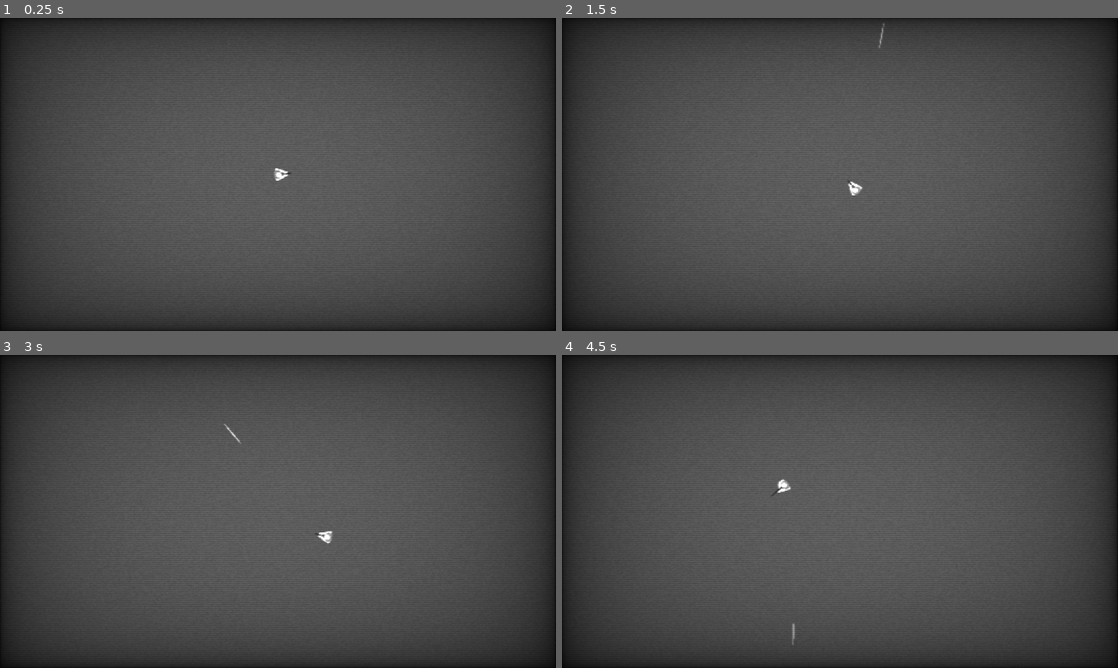
Above: before the commit, frames 1-4 (two rows, left to right).
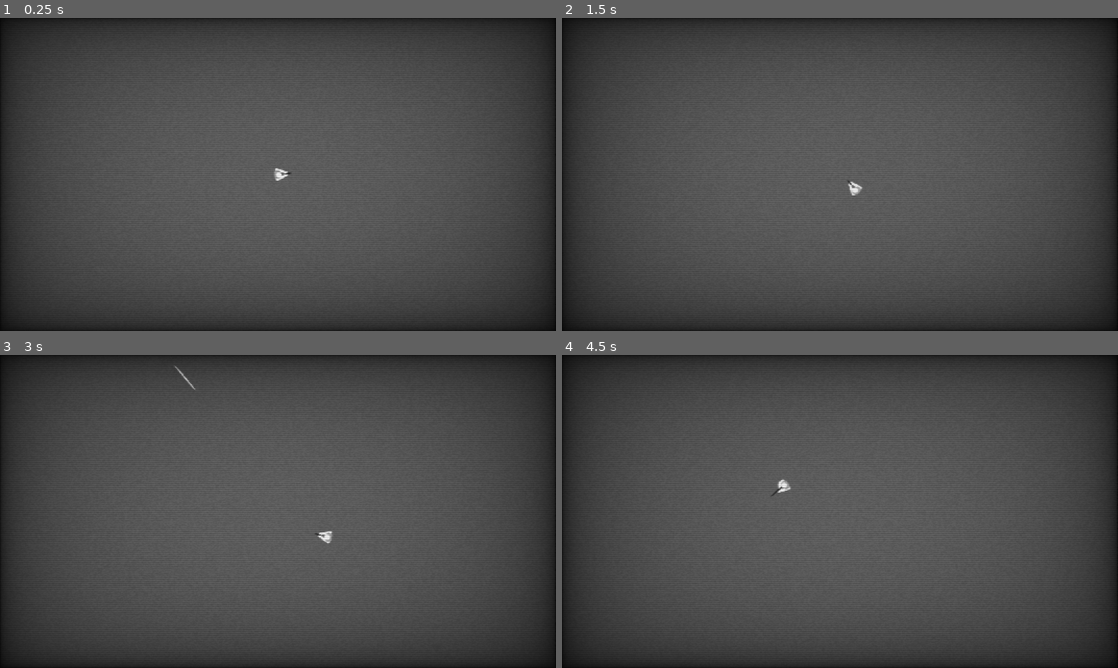
Above: after the commit, the same moments.

Repository: GakkunMoon/post-apoc-game
Game: Godot game, scene res://scenes/gameplay.tscn
Same seed, same stepped clock (60 frames per second), same inputs: the game is played once before the commit and once after it.
Inputs (mouse positions are in pixels of both pictures, inside the frame that each line leads up to):
- Up to frame 1 (0.25 s): no input
- Up to frame 2 (1.5 s): move the mouse to (962, 158) at 0.52 s; hold D (right) 0.53-1.28 s; click (962, 158) at 0.6 s; move the mouse to (728, 190) at 1.27 s; hold S (down) from 1.28 s (still down); click (728, 190) at 1.35 s
- Up to frame 3 (3 s): move the mouse to (333, 442) at 2.02 s; release S (down) at 2.03 s; hold D (right) 2.03-2.78 s; click (333, 442) at 2.1 s; move the mouse to (250, 574) at 2.77 s; hold W (up) from 2.78 s (still down); click (250, 574) at 2.85 s
- Up to frame 4 (4.5 s): move the mouse to (1006, 558) at 3.52 s; release W (up) at 3.53 s; hold A (left) from 3.53 s (still down); click (1006, 558) at 3.6 s; tap R (reload) at 4.15 s; move the mouse to (673, 464) at 4.27 s; click (673, 464) at 4.35 s

The runs differ from the first frame. In frame 1, less than 0.1% of the frame differs, in the area x 49-52%, y 48-52%; in frame 2, less than 0.1%; in frame 3, less than 0.1%, in the area x 31-60%, y 3-60%; in frame 4, less than 0.1%.

Commit message:
Added bullets

Diff:
--- a/assets/sprites/characters/human/arm.svg
+++ b/assets/sprites/characters/human/arm.svg
@@ -24,9 +24,9 @@
      inkscape:deskcolor="#d1d1d1"
      inkscape:document-units="px"
      showgrid="true"
-     inkscape:zoom="22.627418"
-     inkscape:cx="27.974911"
-     inkscape:cy="32.062872"
+     inkscape:zoom="8.0000004"
+     inkscape:cx="20.999999"
+     inkscape:cy="27.312499"
      inkscape:window-width="1920"
      inkscape:window-height="1017"
      inkscape:window-x="-8"
@@ -90,7 +90,7 @@
      id="layer1">
     <path
        id="path2"
-       style="fill:#ffffff;stroke-width:2.64567;stroke-miterlimit:9;paint-order:fill markers stroke"
+       style="fill:#cccccc;stroke-width:2.64567;stroke-miterlimit:9;paint-order:fill markers stroke"
        d="M 32,17 36.240185,18.750421 38,32 l -1,4 -5,2 -5,-2 -1,-4 1.759816,-13.249581 z"
        sodipodi:nodetypes="ccccccccc" />
   </g>
--- a/assets/sprites/characters/human/foot.svg
+++ b/assets/sprites/characters/human/foot.svg
@@ -25,7 +25,7 @@
      inkscape:document-units="px"
      showgrid="true"
      inkscape:zoom="32"
-     inkscape:cx="28.671875"
+     inkscape:cx="28.6875"
      inkscape:cy="25.421875"
      inkscape:window-width="1920"
      inkscape:window-height="1017"
@@ -74,7 +74,7 @@
      id="layer1">
     <path
        id="path3"
-       style="fill:#ffffff;stroke-width:1.88511;stroke-miterlimit:9;paint-order:fill markers stroke"
+       style="fill:#cccccc;stroke-width:1.88511;stroke-miterlimit:9;paint-order:fill markers stroke"
        d="m 32,20 4.142136,1.683458 1.715728,8.705431 -1.715728,5.439055 L 32,37 27.857866,35.827944 26.142138,30.388889 27.857866,21.683458 Z"
        sodipodi:nodetypes="ccccccccc" />
   </g>
--- a/assets/sprites/characters/human/forearm.svg
+++ b/assets/sprites/characters/human/forearm.svg
@@ -25,8 +25,8 @@
      inkscape:document-units="px"
      showgrid="true"
      inkscape:zoom="22.627418"
-     inkscape:cx="26.737474"
-     inkscape:cy="24.196309"
+     inkscape:cx="26.759571"
+     inkscape:cy="24.152115"
      inkscape:window-width="1920"
      inkscape:window-height="1017"
      inkscape:window-x="-8"
@@ -90,7 +90,7 @@
      id="layer1">
     <path
        id="path2"
-       style="fill:#ffffff;stroke-width:2.64567;stroke-miterlimit:9;paint-order:fill markers stroke"
+       style="fill:#cccccc;stroke-width:2.64567;stroke-miterlimit:9;paint-order:fill markers stroke"
        d="m 32,12 3,2 2,11 -1,9 -4,2 -4,-2 -1,-9 2,-11 z"
        sodipodi:nodetypes="ccccccccc" />
   </g>
--- a/assets/sprites/characters/human/hand.svg
+++ b/assets/sprites/characters/human/hand.svg
@@ -25,8 +25,8 @@
      inkscape:document-units="px"
      showgrid="true"
      inkscape:zoom="16.000001"
-     inkscape:cx="26.749999"
-     inkscape:cy="29.093749"
+     inkscape:cx="26.781248"
+     inkscape:cy="29.031248"
      inkscape:window-width="1920"
      inkscape:window-height="1017"
      inkscape:window-x="-8"
@@ -90,7 +90,7 @@
      id="layer1">
     <path
        id="path2"
-       style="fill:#ffffff;stroke-width:2.64567;stroke-miterlimit:9;paint-order:fill markers stroke"
+       style="fill:#cccccc;stroke-width:2.64567;stroke-miterlimit:9;paint-order:fill markers stroke"
        d="M 32,21 36.166667,24 37,29.4 36.166667,33.133333 32,35 27.833333,33.133333 27,29.4 27.833333,24 Z"
        sodipodi:nodetypes="ccccccccc" />
   </g>
--- a/assets/sprites/characters/human/head.svg
+++ b/assets/sprites/characters/human/head.svg
@@ -25,7 +25,7 @@
      inkscape:document-units="px"
      showgrid="true"
      inkscape:zoom="16"
-     inkscape:cx="27.3125"
+     inkscape:cx="27.34375"
      inkscape:cy="32.71875"
      inkscape:window-width="1920"
      inkscape:window-height="1017"
@@ -74,7 +74,7 @@
      id="layer1">
     <path
        id="path2"
-       style="fill:#ffffff;stroke-width:2.64566;stroke-miterlimit:9;paint-order:fill markers stroke"
+       style="fill:#cccccc;stroke-width:2.64566;stroke-miterlimit:9;paint-order:fill markers stroke"
        d="m 32.000002,17.000564 7,3.221662 2.899496,7.777775 -2.899496,7.777774 L 32,38.999442 25,35.777775 22.100504,28.000001 25,20.222226 Z" />
   </g>
 </svg>
--- a/scenes/elements/bullet/bullet.gd
+++ b/scenes/elements/bullet/bullet.gd
@@ -2,7 +2,7 @@
 class_name Bullet
 
 var dir: Vector2 = Vector2.ZERO
-var speed: float = 3500
+var speed: float = 5500
 
 func _process(delta: float) -> void:
 	global_position += dir * speed  * delta
--- a/scenes/elements/bullet/bullet.tscn
+++ b/scenes/elements/bullet/bullet.tscn
@@ -12,6 +12,6 @@
 fill_from = Vector2(0.5, 0.5)
 
 [node name="Bullet" type="Sprite2D"]
-scale = Vector2(0.08, 2)
+scale = Vector2(0.1, 2.5)
 texture = SubResource("GradientTexture2D_53por")
 script = ExtResource("1_53por")
--- /dev/null
+++ b/scenes/scenario/chair.tscn
@@ -0,0 +1,27 @@
+[gd_scene load_steps=4 format=3 uid="uid://lkpkd383f6ei"]
+
+[sub_resource type="RectangleShape2D" id="RectangleShape2D_goivh"]
+size = Vector2(30, 30)
+
+[sub_resource type="Gradient" id="Gradient_7cpsx"]
+offsets = PackedFloat32Array(1)
+colors = PackedColorArray(0.35, 0.35, 0.35, 1)
+
+[sub_resource type="GradientTexture2D" id="GradientTexture2D_m7acc"]
+gradient = SubResource("Gradient_7cpsx")
+width = 30
+height = 30
+
+[node name="Chair" type="RigidBody2D"]
+collision_layer = 4
+collision_mask = 7
+mass = 50.0
+gravity_scale = 0.0
+linear_damp = 10.0
+angular_damp = 10.0
+
+[node name="CollisionShape2D" type="CollisionShape2D" parent="."]
+shape = SubResource("RectangleShape2D_goivh")
+
+[node name="Sprite2D" type="Sprite2D" parent="."]
+texture = SubResource("GradientTexture2D_m7acc")
--- /dev/null
+++ b/scenes/scenario/table.tscn
@@ -0,0 +1,27 @@
+[gd_scene load_steps=4 format=3 uid="uid://cm21hcqnvmb5t"]
+
+[sub_resource type="RectangleShape2D" id="RectangleShape2D_goivh"]
+size = Vector2(150, 60)
+
+[sub_resource type="Gradient" id="Gradient_7cpsx"]
+offsets = PackedFloat32Array(1)
+colors = PackedColorArray(0.35, 0.35, 0.35, 1)
+
+[sub_resource type="GradientTexture2D" id="GradientTexture2D_m7acc"]
+gradient = SubResource("Gradient_7cpsx")
+width = 150
+height = 60
+
+[node name="Table" type="RigidBody2D"]
+collision_layer = 4
+collision_mask = 7
+mass = 50.0
+gravity_scale = 0.0
+linear_damp = 10.0
+angular_damp = 10.0
+
+[node name="CollisionShape2D" type="CollisionShape2D" parent="."]
+shape = SubResource("RectangleShape2D_goivh")
+
+[node name="Sprite2D" type="Sprite2D" parent="."]
+texture = SubResource("GradientTexture2D_m7acc")
--- a/scenes/test_world.tscn
+++ b/scenes/test_world.tscn
@@ -13,7 +13,7 @@
 
 [node name="Sprite2D" type="Sprite2D" parent="."]
 modulate = Color(0.3, 0.3, 0.3, 1)
-position = Vector2(0, 200)
+position = Vector2(352, 170)
 scale = Vector2(100, 100)
 texture = SubResource("GradientTexture2D_amxg5")
 
